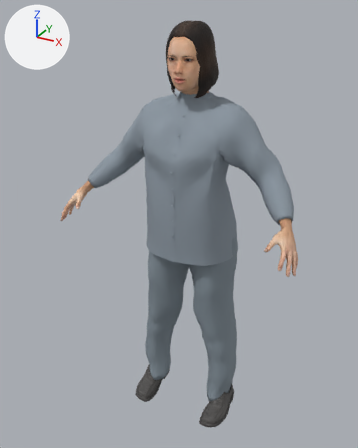
A saved change to the glTF model public/dichua/models/visitor-female-human.glb.
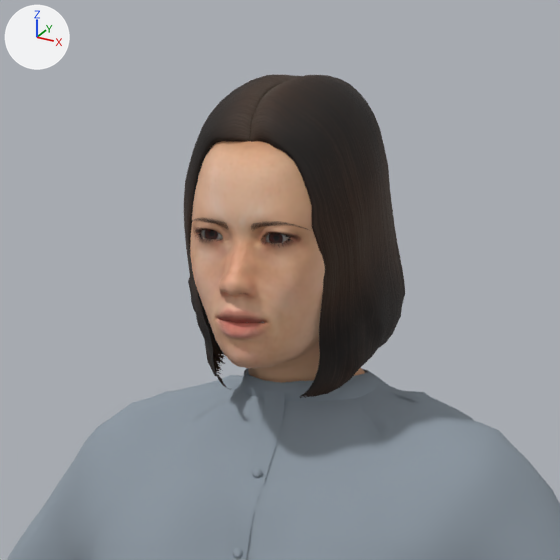
Each version appears first whole from a camera (50 mm lens) standing at (0.782, -1.55, 1.544) and looking at (-0.03, -0.075, 0.806), and next in a close-up on the part from 34% to 72% of the width and 1% to 31% of the height. The lights are fixed; the arrows at upper left show +X, +Y and +Z. The first two pictures are the older version. Vertices at exactly the same position are counted once.

In view in the first close-up: 'TempleHair_toigo_curled_under_bob', 'YoungFemale_AoLamShirt_web', 'YoungFemale_CC0_web' and 3 more.
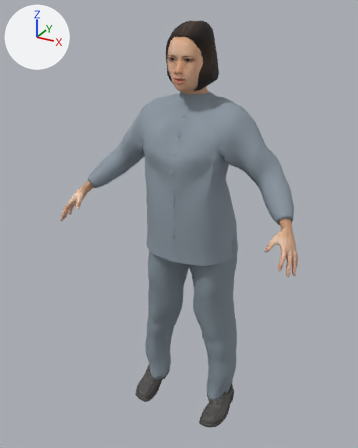
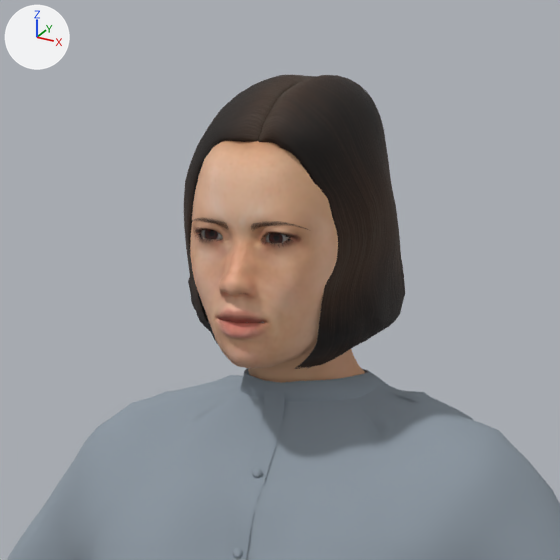
Changed parts and their boxes [x1, y1, x2, y2] in the close-ups (560 x 560 px; the box of a moved part takes in the faces that stretch with it):
```json
{"object": "TempleHair_toigo_curled_under_bob", "change": "reshaped", "before": [184, 74, 405, 398], "after": [184, 75, 405, 369], "on screen": "9% shorter"}
{"part": 1, "of": "me_bob_curled_under_001", "change": "moved or reshaped", "before": [187, 74, 404, 398], "after": [188, 75, 404, 369]}
```

Edits to the scene script, one JSON object a line:
```json
{"block": "me_bob_curled_under_001", "where": "# used by ob_templehair_toigo_curled_under_bob; location = (0.0, 0.0, 0.0)"}
{"op": "remove", "block": "me_bob_curled_under_001", "code": "me_bob_curled_under_001.from_pydata(...)  # 1507 vertices, 2852 faces; spans x -0.085..0.085, y -0.119..0.056, z 1.267..1.502"}
{"op": "add", "block": "me_bob_curled_under_001", "code": "me_bob_curled_under_001.from_pydata(...)  # 1507 vertices, 2852 faces; spans x -0.085..0.085, y -0.119..0.056, z 1.289..1.502"}
{"block": "me_bob_curled_under_001", "change": "me_bob_curled_under_001 part 1: 1154 of 1507 vertices moved; they spanned x -0.083..0.083, y -0.119..0.056, z 1.267..1.502 and now span x -0.082..0.085, y -0.119..0.056, z 1.289..1.502; mean shift (0.005, 0.001, 0.004); largest move (0.038, -0.081, 1.269) -> (0.033, -0.081, 1.291)"}
```
